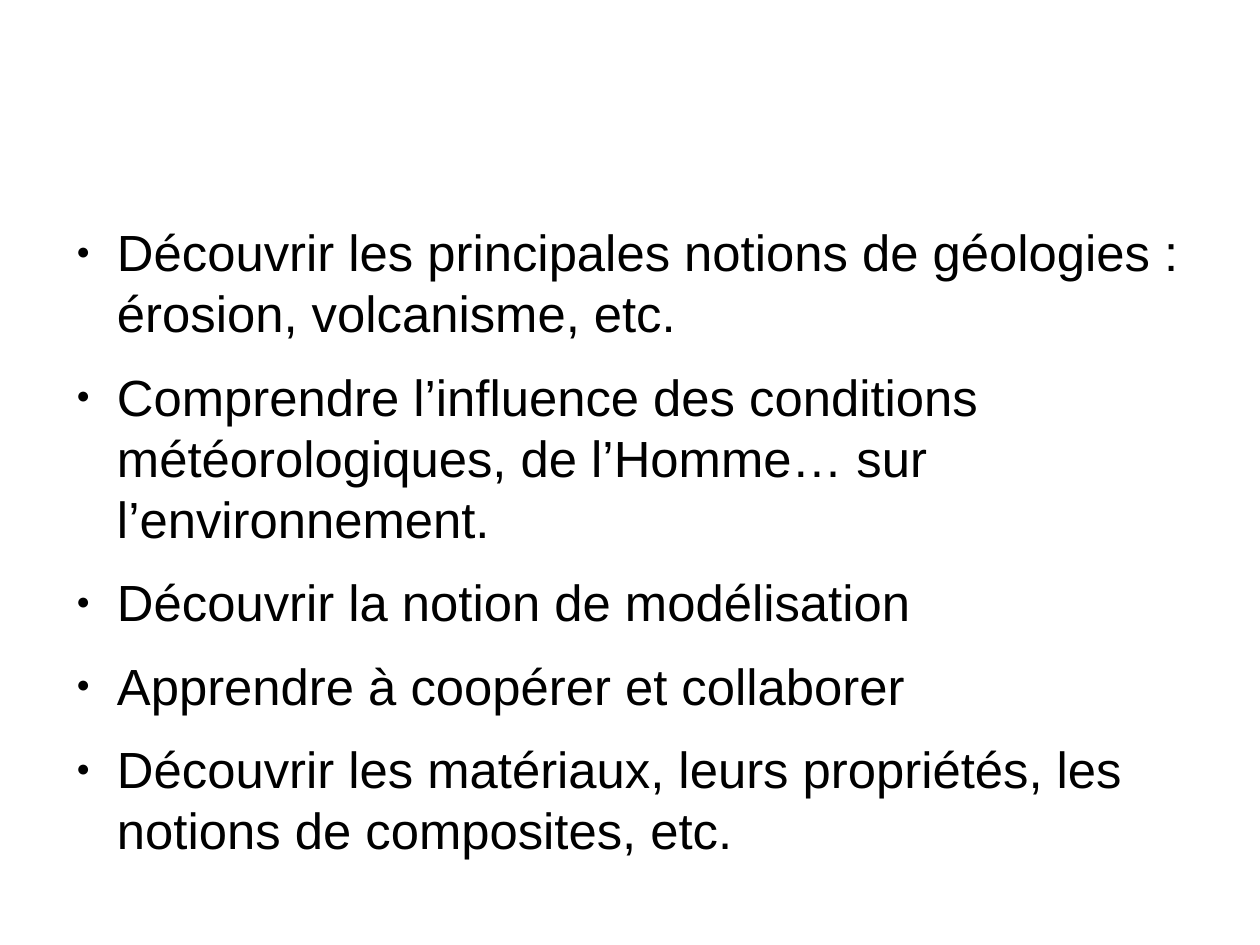
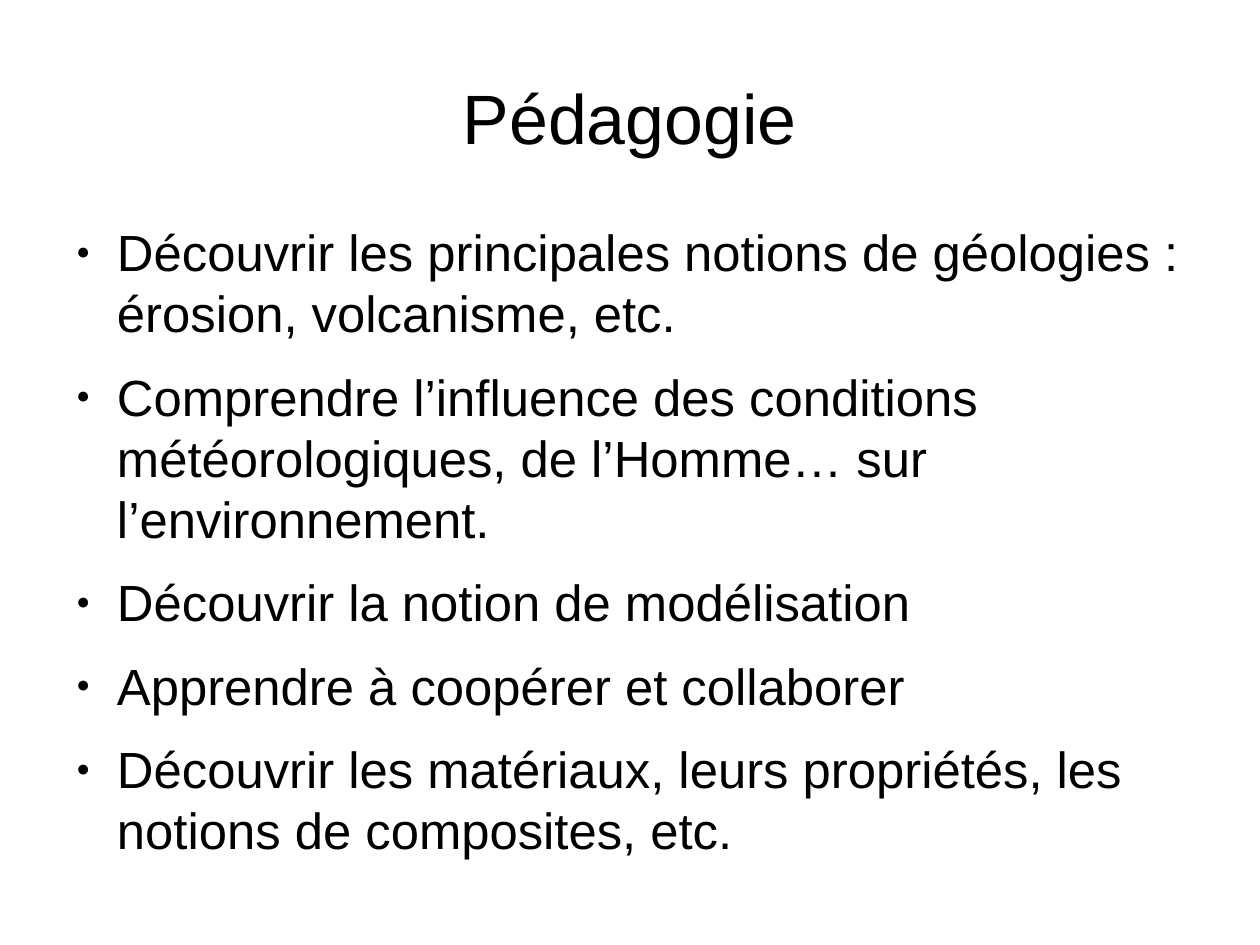
Before and after one commit to HackTechDev/prezminetest, a slide deck: slide 9 of odp/prezminetest.odp (slide 13 before the commit). Drawn at 1260x945 pixels with LibreOffice and Linux fonts; fonts in the diff are those of the drawing. Boxes give left, top, right and bottom in pixels: in the first picture for what was removed or moved away, otherwise in the second. Text is boxed around its words. In the diff, an @@ line names an element or a change of style, - is before the commit and + after.

```diff
--- a/odp/prezminetest.odp
+++ b/odp/prezminetest.odp
@@ title added at <box>463,92,797,157</box>, 44 pt, text #000000 @@
+Pédagogie
```
Also in this commit, not shown: 4 other slides changed, 1 slide added, 1 other file.
